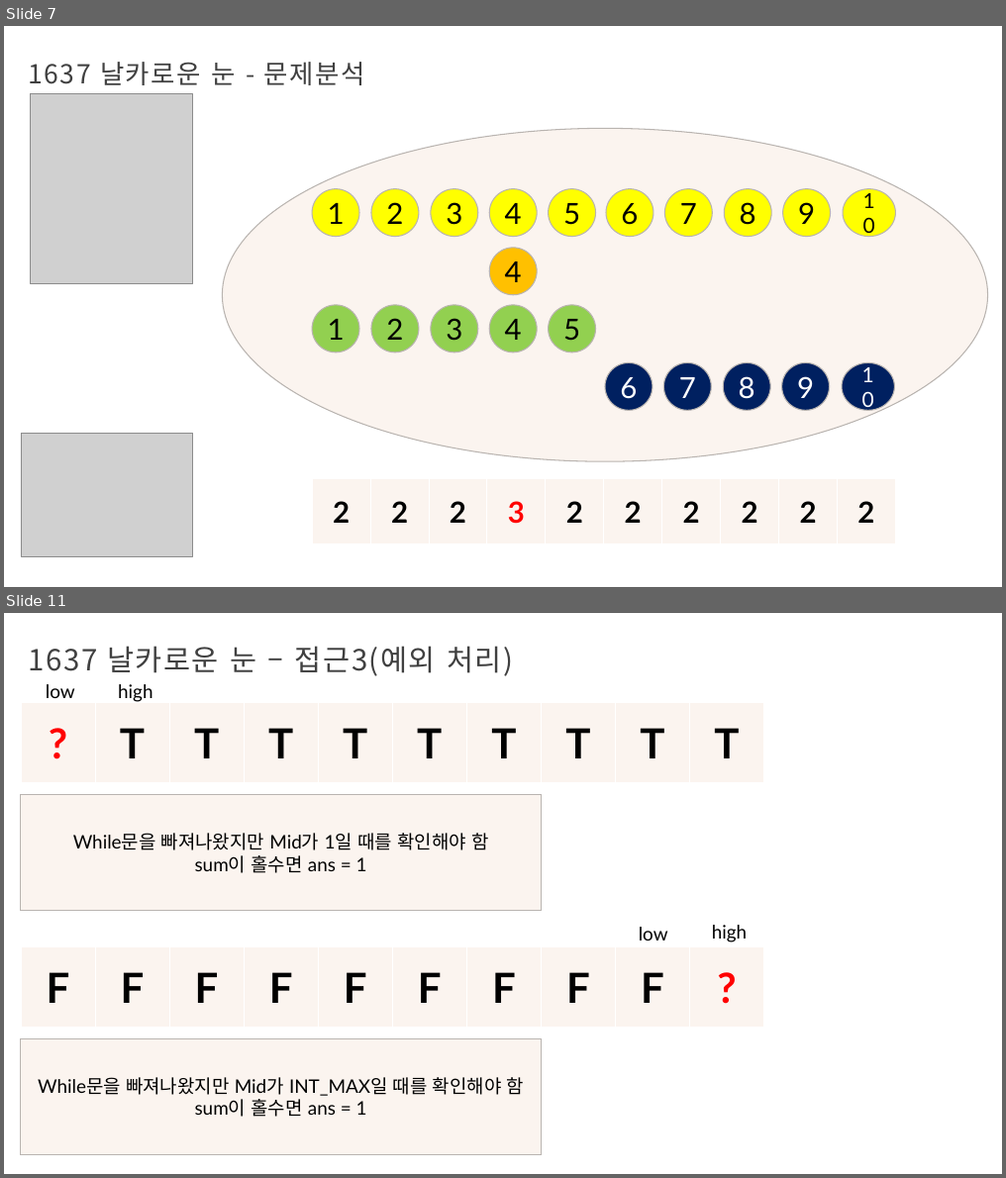
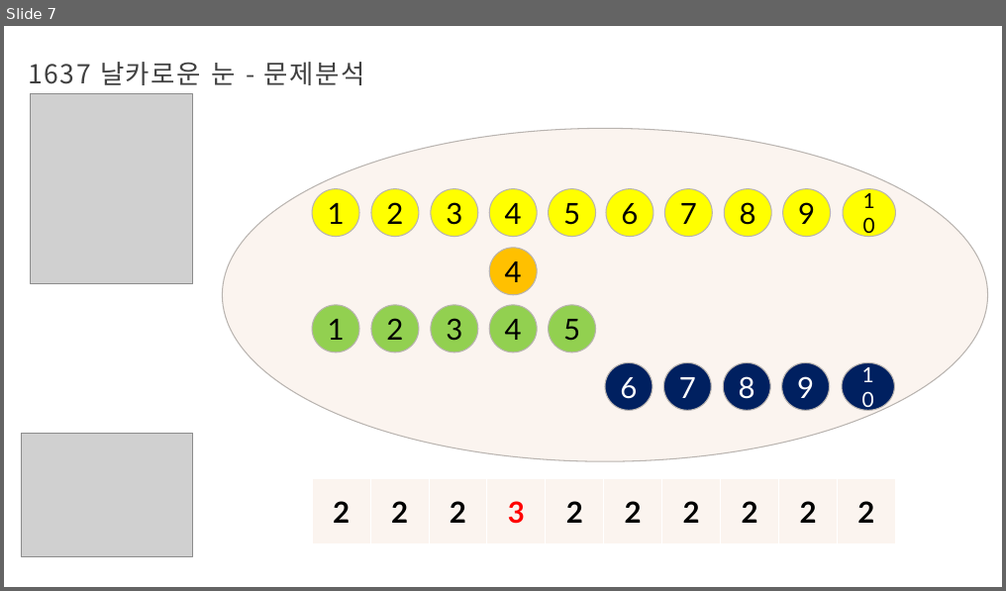
Before and after one commit to Iron-Hee/AlgorithmStudy, a slide deck: 이분 탐색_매개변수 탐색_발표자료.pptx. Shown one above the other, each under a label of ours: slides 7 and 11 before the commit, slide 7 after it; the slides between them are not shown. The pictures are 1006x1178 and 1006x591 pixels, drawn with LibreOffice and Linux fonts; fonts in the diff are those of the drawing; grey boxes stand for pictures; background and template pictures are left out. Boxes give left, top, right and bottom in pixels: in the first picture for what was removed or moved away, otherwise in the second. Text is boxed around its words. In the diff, an @@ line names an element or a change of style, - is before the commit and + after.

Commit message:
1637 날카로운 눈 코드 수정

```diff
--- a/이분 탐색_매개변수 탐색_발표자료.pptx
+++ b/이분 탐색_매개변수 탐색_발표자료.pptx
@@ slide 11 removed at [4,613,1002,1174], background #FFFFFF @@
@@ title removed at [29,646,513,676] @@
-1637 날카로운 눈 – 접근3(예외 처리)
@@ text removed at [46,684,75,698] @@
-low
@@ text removed at [118,684,152,702] @@
-high
@@ table removed at [21,703,761,783], 1 rows, 10 columns @@
-? | T | T | T | T | T | T | T | T | T
@@ rectangle removed at [21,795,541,911] @@
-While문을 빠져나왔지만 Mid가 1일 때를 확인해야 함
-sum이 홀수면 ans = 1
@@ text removed at [639,927,668,941] @@
-low
@@ text removed at [712,925,746,943] @@
-high
@@ table removed at [21,947,761,1028], 1 rows, 10 columns @@
-F | F | F | F | F | F | F | F | F | ?
@@ rectangle removed at [21,1039,541,1155] @@
-While문을 빠져나왔지만 Mid가 INT_MAX일 때를 확인해야 함
-sum이 홀수면 ans = 1
```
Also in this commit, not shown: 9 slides changed, 3 slides added, 1 other file.
